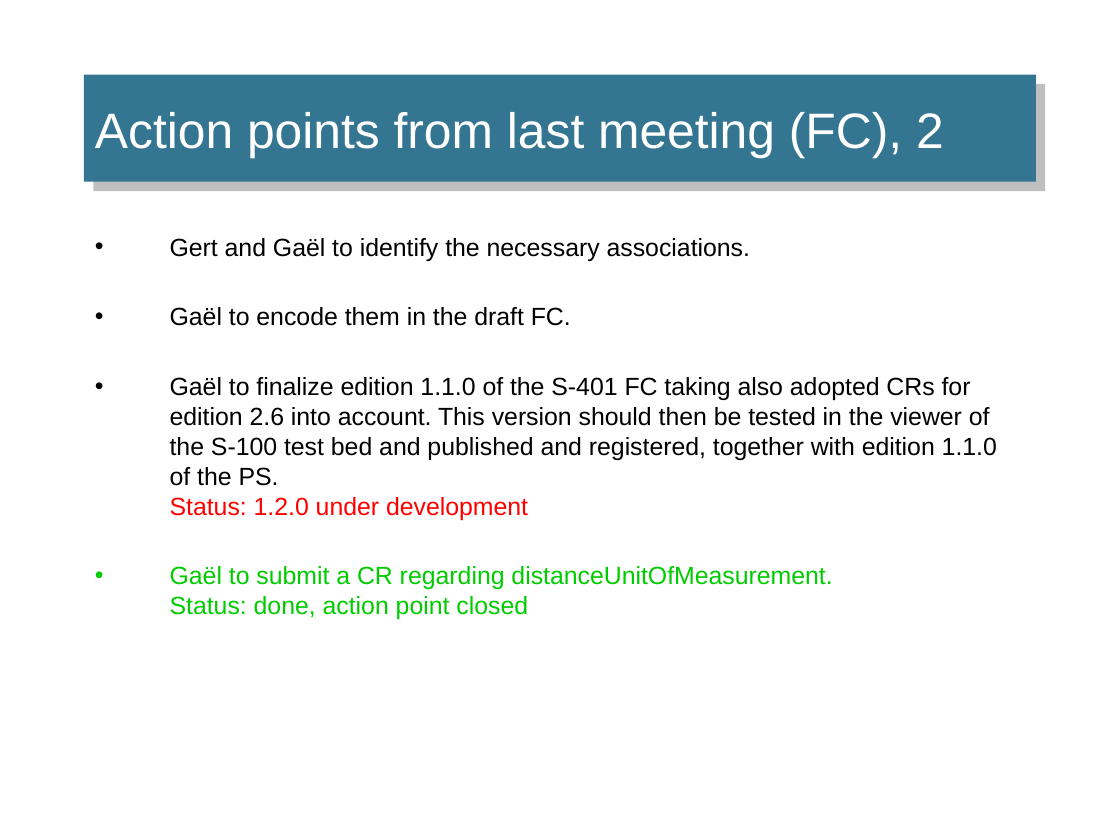
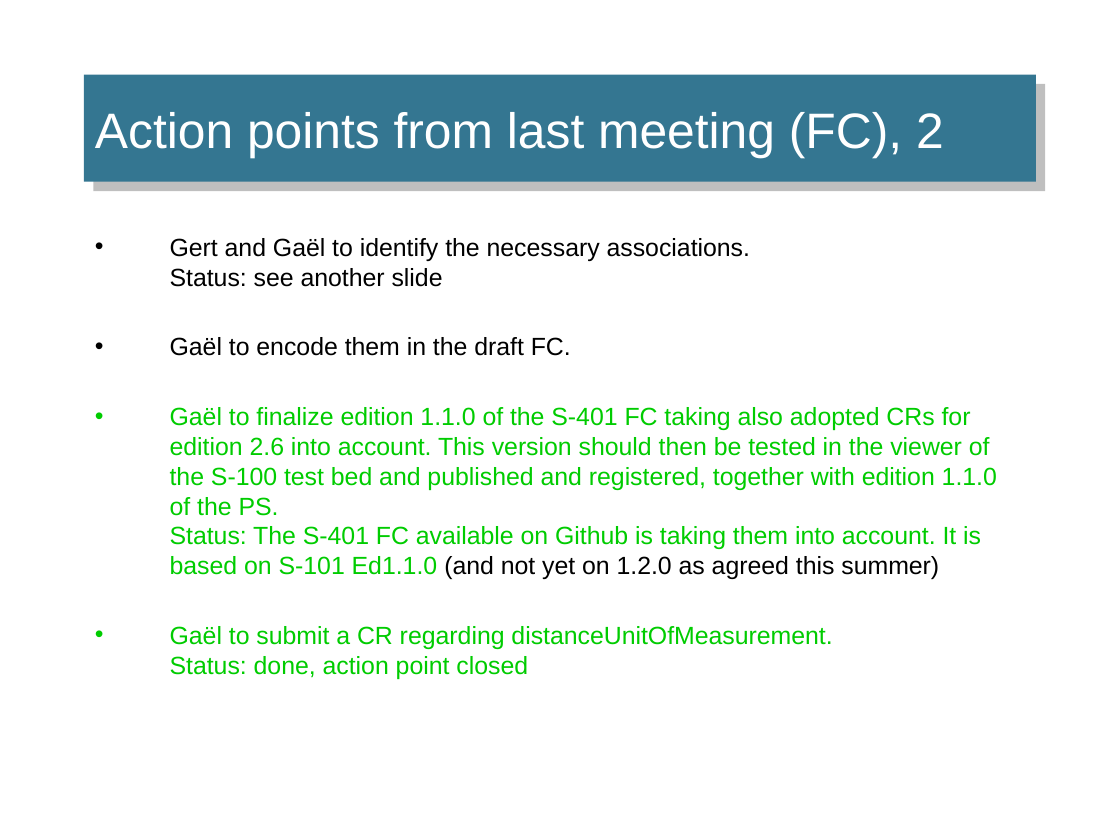
Before and after one commit to IEHG/IEHG-Meeting-2024, a slide deck: slide 59 of IEHG_2024.pptx. Drawn at 1120x840 pixels with LibreOffice and Linux fonts; fonts in the diff are those of the drawing; background and template pictures are left out. Boxes give left, top, right and bottom in pixels: in the first picture for what was removed or moved away, otherwise in the second. Text is boxed around its words. In the diff, an @@ line names an element or a change of style, - is before the commit and + after.

```diff
--- a/IEHG_2024.pptx
+++ b/IEHG_2024.pptx
@@ text at (x1=170, y1=238, x2=750, y2=287): text changed @@
-• Gert and Gaël to identify the necessary associations.
+• Gert and Gaël to identify the necessary associations.
+  Status: see another slide
@@ text at (x1=170, y1=407, x2=997, y2=579): text changed; text colour #000000 to #00CC00 @@
-• Gaël to finalize edition 1.1.0 of the S-401 FC taking also adopted CRs for edition 2.6 into account. This version should then be tested in the viewer of the S-100 test bed and published and registered, together with edition 1.1.0 of the PS.
-  Status: 1.2.0 under development
+• Gaël to finalize edition 1.1.0 of the S-401 FC taking also adopted CRs for edition 2.6 into account. This version should then be tested in the viewer of the S-100 test bed and published and registered, together with edition 1.1.0 of the PS.
+  Status: The S-401 FC available on Github is taking them into account. It is based on S-101 Ed1.1.0 (and not yet on 1.2.0 as agreed this summer)
```
Also in this commit, not shown: 7 other slides changed, 1 slide added, 1 other file.
